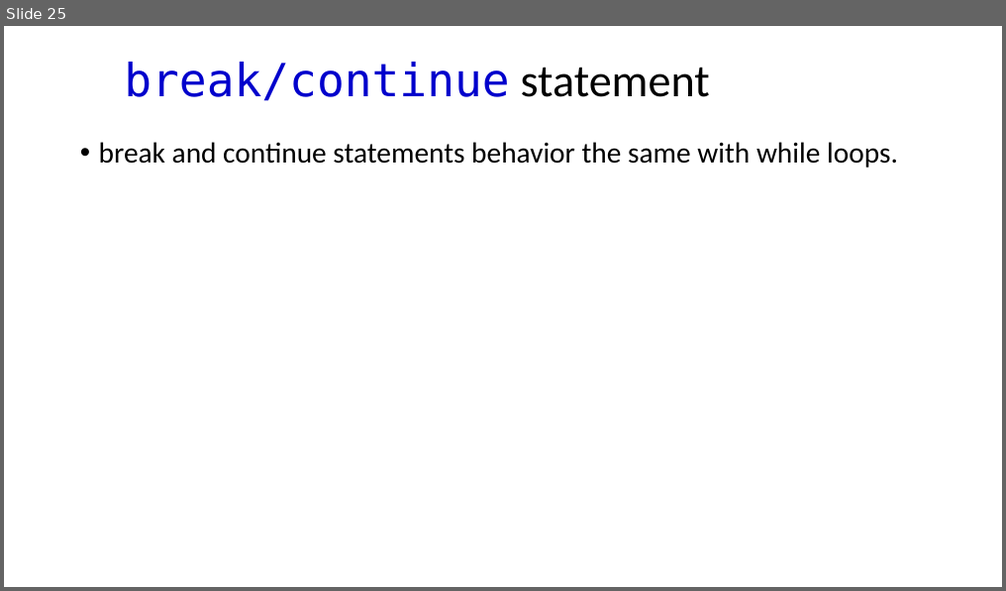
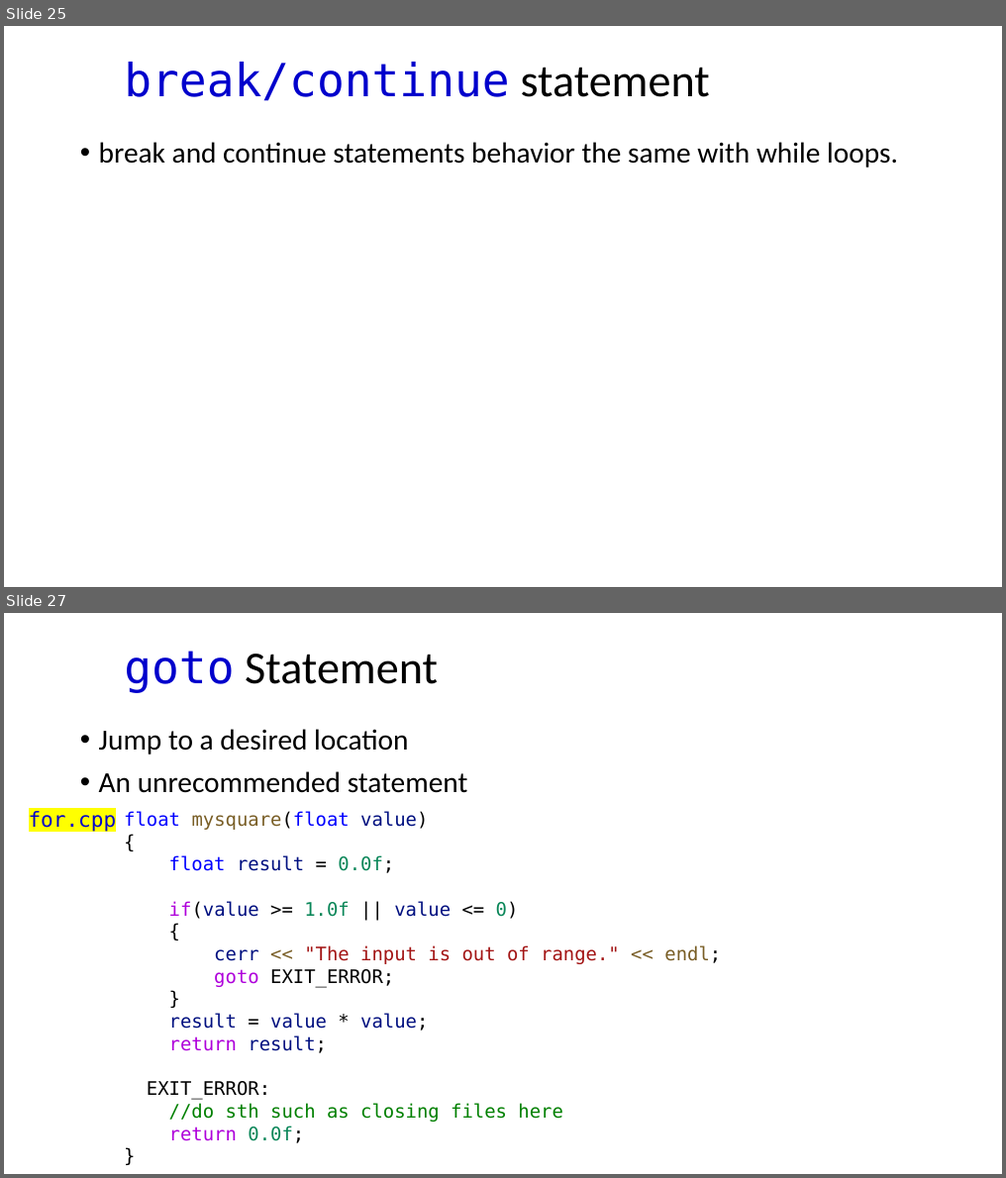
Before and after one commit to dayekuaipao/CPPLearning, a slide deck: week03/Lecture03.pptx. Shown one above the other, each under a label of ours: slide 25 before the commit, slides 25 and 27 after it; the slides between them are not shown. The pictures are 1006x591 and 1006x1178 pixels, drawn with LibreOffice and Linux fonts; fonts in the diff are those of the drawing; background and template pictures are left out. Boxes give left, top, right and bottom in pixels: in the first picture for what was removed or moved away, otherwise in the second. Text is boxed around its words. In the diff, an @@ line names an element or a change of style, - is before the commit and + after.

```diff
--- a/week03/Lecture03.pptx
+++ b/week03/Lecture03.pptx
@@ slide 27 added at (x1=4, y1=613, x2=1002, y2=1174), background #FFFFFF @@
@@ title added at (x1=124, y1=651, x2=438, y2=693), 44 pt, text #000000 @@
+goto Statement
@@ text added at (x1=99, y1=729, x2=468, y2=793), 28 pt, text #000000 @@
+• Jump to a desired location
+• An unrecommended statement
@@ text added at (x1=29, y1=810, x2=117, y2=832), 20 pt, text #0000CC @@
+for.cpp
@@ text added at (x1=124, y1=811, x2=721, y2=1144), 18 pt, text #001080 @@
+float mysquare(float value)
+{
+float result = 0.0f;
+if(value >= 1.0f || value <= 0)
+{
+cerr << "The input is out of range." << endl;
+goto EXIT_ERROR;
+}
+result = value * value;
+return result;
+EXIT_ERROR:
+//do sth such as closing files here
+return 0.0f;
+}
```
Also in this commit, not shown: 4 slides changed, 1 other slide added, 2 slides removed, 2 other files.
